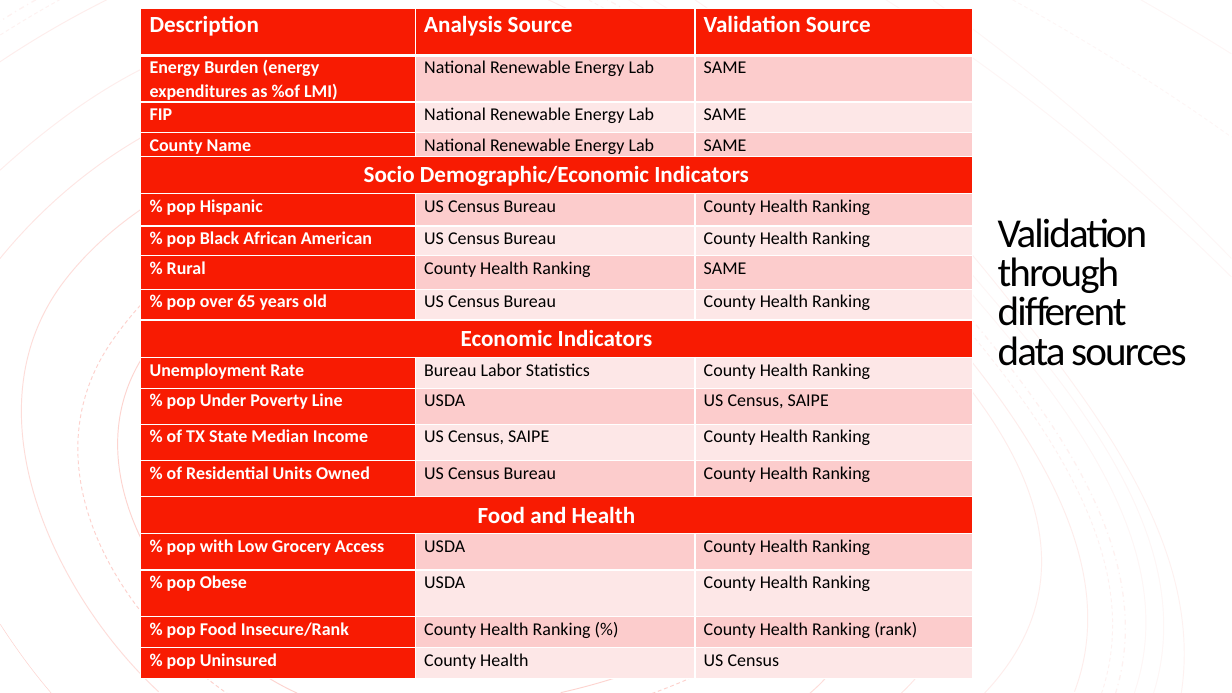
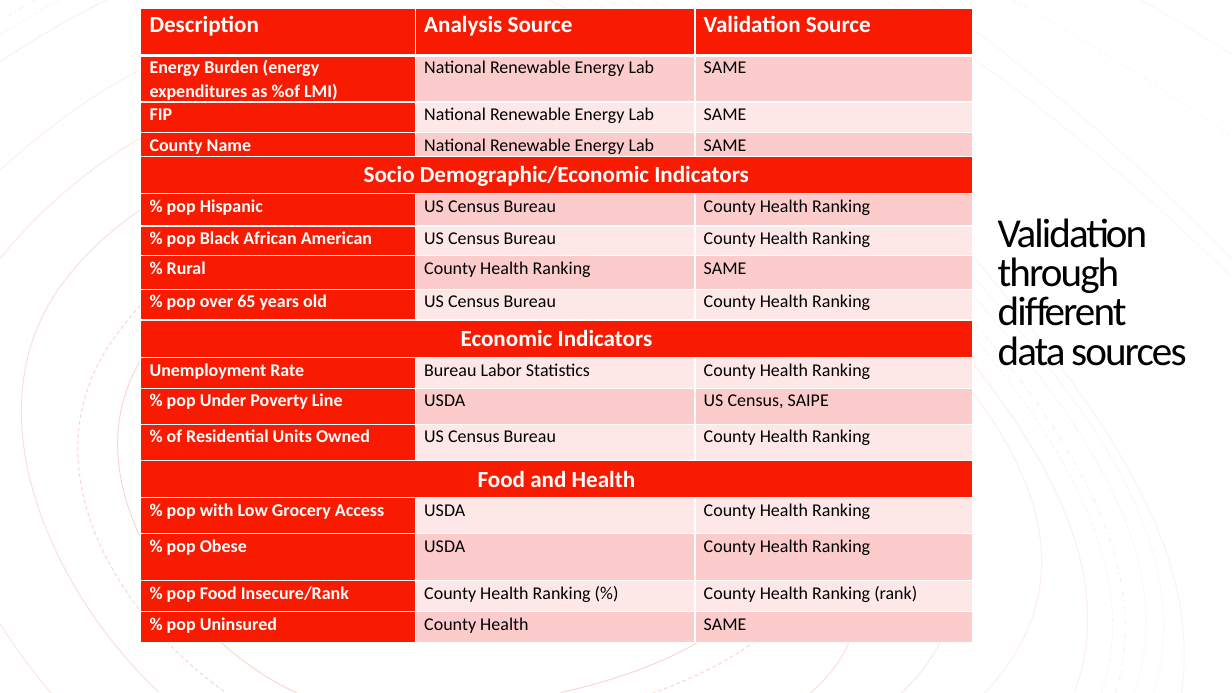
Before and after one commit to cnagbim/Data-Management-Final-Project-Agbim, a slide deck: slide 9 of writing_literature_present/energy_pov_final_presentation_agbim.pptx. Drawn at 1232x693 pixels with LibreOffice and Linux fonts; fonts in the diff are those of the drawing. Boxes give left, top, right and bottom in pixels: in the first picture for what was removed or moved away, otherwise in the second. Text is boxed around its words. In the diff, an @@ line names an element or a change of style, - is before the commit and + after.

```diff
--- a/writing_literature_present/energy_pov_final_presentation_agbim.pptx
+++ b/writing_literature_present/energy_pov_final_presentation_agbim.pptx
@@ table at [140, 9, 972, 637] @@
-row 13: % of TX State Median Income | US Census, SAIPE | County Health Ranking
-row 18, column 3: US Census
+row 18, column 3: SAME
```
Also in this commit, not shown: 1 other slide changed, 6 other files.
